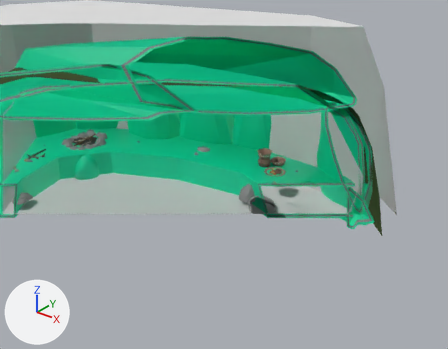
An edit to the glTF model models/Dolmen2.gltf, drawn before and after from the same camera.
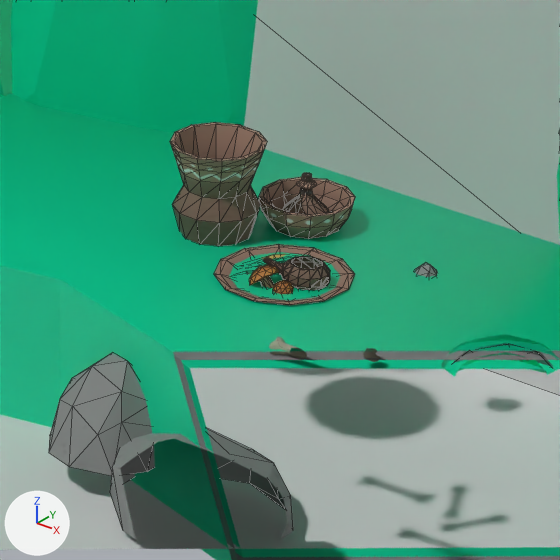
There are two pictures of each version: one whole from a 50 mm lens placed at (-19.61, -26.1, 8.93), pointed at (-30.14, -12.93, 0.77), one close up on the part from 52% to 71% of the width and 37% to 62% of the height. Arrows for +X, +Y and +Z are at lower left; the lights stay in place. The close-ups show mesh edges as thin lines. Everything nearer to the camera than a plane just in front of the edit is cut away. Where no turn or scale is listed for an object, it has been applied to the vertices. Vertices at the same position are counted once.

Names of what the first close-up shows: 'Box.002', 'Outline.003', 'Pot4a.002', 'Stone4.004', 'dolm2'.
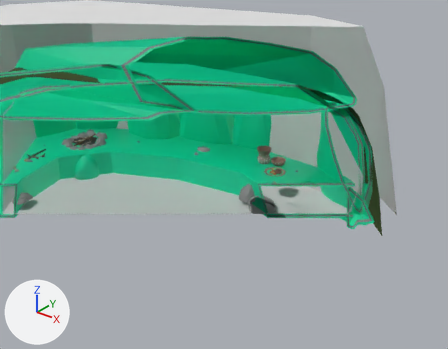
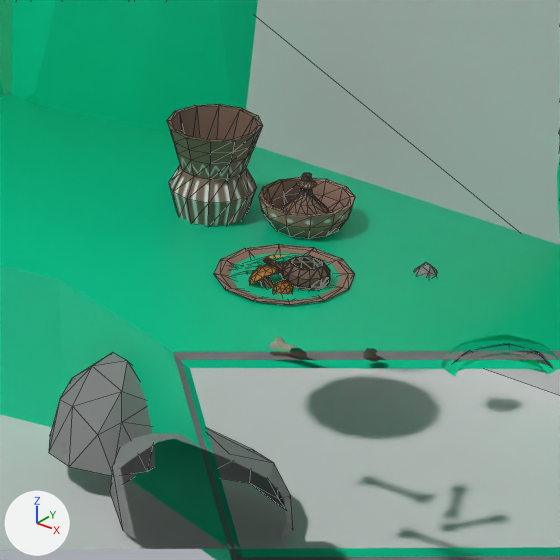
Where the change shows, as pixel boxes (x1, y1, x2, y2) in the close-ups (560 x 560 px):
'Pot4a.002', reshaped (24% narrower, 28% shorter)
    before: (170, 122, 355, 305)
    after: (214, 173, 355, 305)
'Pot2b_trechterbeker.002', added
    after: (167, 104, 263, 226)
part 1 of me_cylinder_104, deleted
    before: (170, 122, 267, 246)

What changed in the scene script:
```text
Add img_potterydecoration2_tex_color:
    img_potterydecoration2_tex_color = load_image('PotteryDecoration2_tex_color', '_unpacked/PotteryDecoration2_tex_color', 256, 256, 'sRGB')
Add mat_potmat_decoration2_001:
    mat_potmat_decoration2_001 = principled_material('Potmat decoration2.001')
    mat_potmat_decoration2_001.texture = img_potterydecoration2_tex_color
Change me_cylinder_104:
    where me_cylinder_104.from_pydata(...)  # 801 vertices, 1512 faces; spans x -0.748..0.317, y -0.317..0.749, z -0.105..0.391
    used by ob_pot4a_002; location = (-28.791, -12.205, 1.042)
    me_cylinder_104 part 1: the loose piece of 146 vertices spanning x -0.748..-0.305, y -0.014..0.429, z -0.105..0.391 is deleted
    remove me_cylinder_104.materials.append(mat_potmat2_001)  # picture img_potterydecoration_tex_color
Add me_cylinder_066:
    me_cylinder_066.from_pydata(...)  # 134 vertices, 264 faces; spans x -0.224..0.224, y -0.224..0.224, z -0.121..0.375
    me_cylinder_066.materials.append(mat_potmat_decoration2_001)  # picture img_potterydecoration2_tex_color
Add ob_pot2b_trechterbeker_002:
    ob_pot2b_trechterbeker_002 = bpy.data.objects.new('Pot2b_trechterbeker.002', me_cylinder_066)
    ob_pot2b_trechterbeker_002.location = (-29.459, -11.83, 1.057)
```
